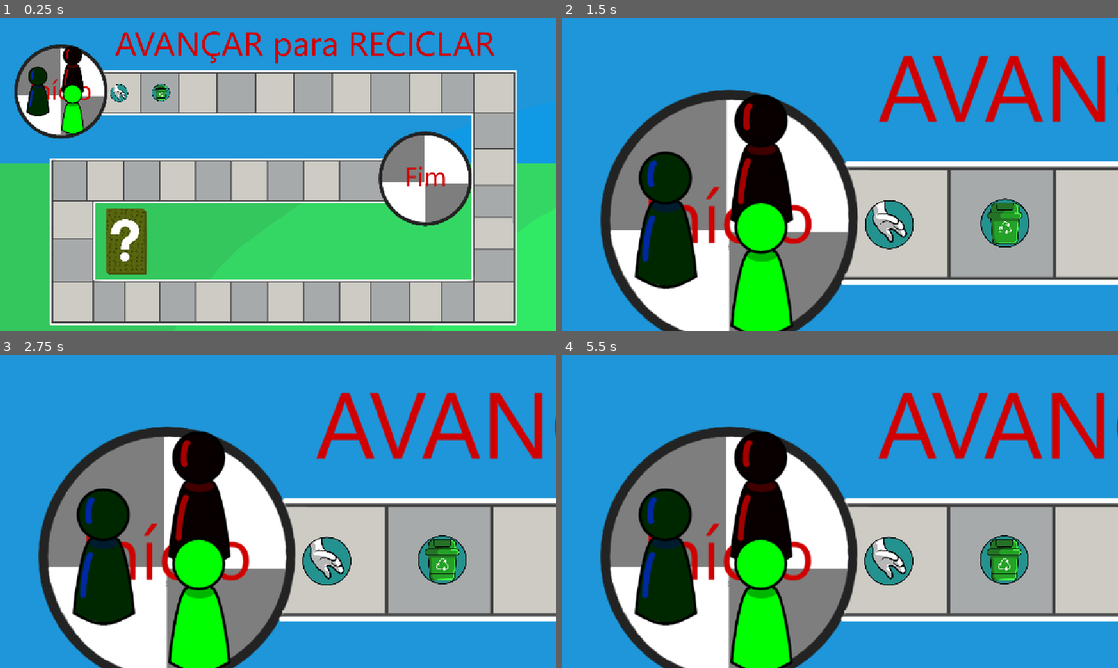
Above: before the commit, frames 1-4 (two rows, left to right).
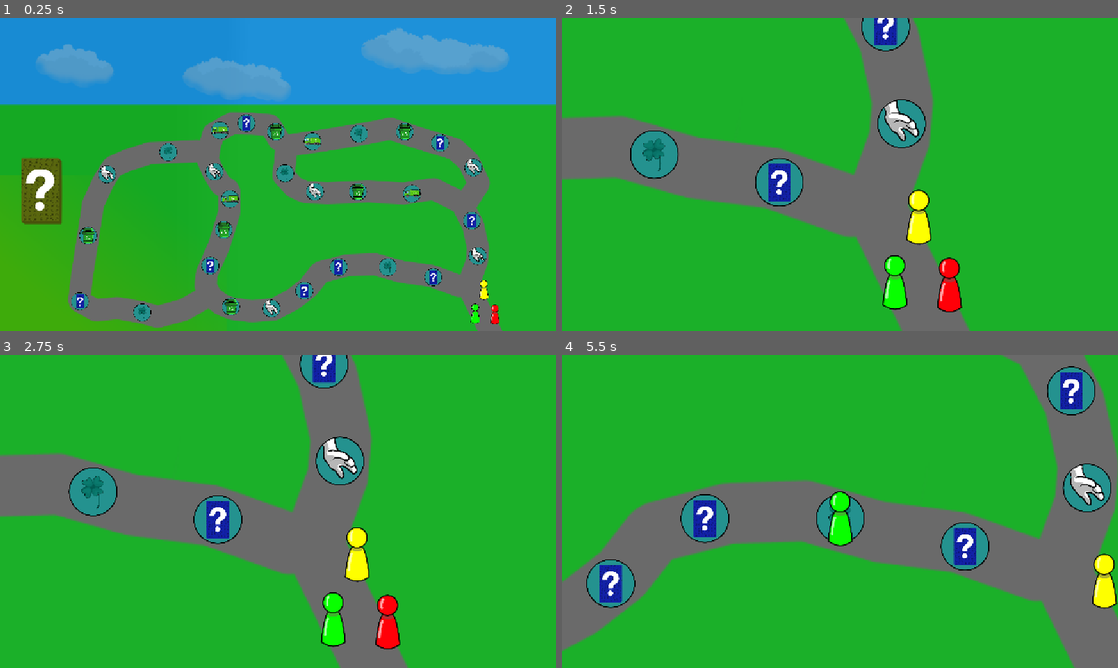
Above: after the commit, the same moments.

Repository: LitheFulminare/avancar-para-reciclar-XP5
Game: Godot game, scene res://Prototyping/map test.tscn
The game is run twice, just before and just after one commit, with the same random seed, the same clock (stepped at 60 frames per second) and the same inputs. Before the commit the project starts from res://Scenes/Game/game_scene.tscn.
Inputs (mouse positions are in pixels of both pictures, inside the frame that each line leads up to):
- Up to frame 1 (0.25 s): no input
- Up to frame 2 (1.5 s): tap Enter at 0.5 s; move the mouse to (962, 158) at 0.52 s; hold Mouse wheel up (Camera zoom in) 0.53-1.28 s; move the mouse to (728, 190) at 1.27 s; tap Mouse wheel down (Camera zoom out) at 1.35 s
- Up to frame 3 (2.75 s): move the mouse to (333, 442) at 2.02 s; hold Space (Confirm) from 2.03 s (still down)
- Up to frame 4 (5.5 s): move the mouse to (812, 574) at 2.77 s; release Space (Confirm) at 2.78 s; tap S (Move camera down) at 2.85 s; tap Space (Confirm) at 3.5, 4.25 s; move the mouse to (1006, 558) at 3.52 s; hold A (Move camera left) 3.53-4.28 s; move the mouse to (673, 464) at 4.27 s; tap D (Move camera right) at 4.35 s; move the mouse to (867, 511) at 5.02 s; hold W (Move camera up) from 5.03 s (still down)

The runs differ from the first frame. In frame 1, 86% of the frame differs, in the area x 0-100%, y 3-100%; in frame 2, 98%; in frame 3, 98%; in frame 4, 99%, in the area x 0-100%, y 0-100%.
Error before the commit: Invalid access to property or key 'branch1_A_start' on a base object of type 'Nil'. (res://Scripts/Managers/round_manager.gd:152)

Commit message:
make question card move to center and grow in size

Diff:
--- a/avancar para reciclar/Scripts/Managers/round_manager.gd
+++ b/avancar para reciclar/Scripts/Managers/round_manager.gd
@@ -18,6 +18,8 @@
 @export var path_manager: PathManager
 @export var main_camera: ScrollingCamera
 @export var question_card_spawn: Marker2D
+
+@onready var card_stack: Sprite2D = $"../BG and Map Elements/Stack of question cards"
 
 var current_round_state: round_states = round_states.start_round
 
@@ -114,12 +116,12 @@
 			current_round_state = round_states.first_dice_roll
 
 		round_states.first_dice_roll:
-			first_dice_result = GameManager.roll_dice(1, 6)
+			first_dice_result = 1#GameManager.roll_dice(1, 6)
 			print("First dice roll: " + str(first_dice_result))
 			current_round_state = round_states.second_dice_roll
 
 		round_states.second_dice_roll:
-			second_dice_result = GameManager.roll_dice(1, 6)
+			second_dice_result = 1#GameManager.roll_dice(1, 6)
 			total_dice_result = first_dice_result + second_dice_result
 			print("Second dice roll: " + str(second_dice_result))
 			# if there is a special item that makes the player roll another dice I could
@@ -246,10 +248,25 @@
 # gets called by action() on the SquareManager
 ## not complete, will have some more visual stuff going on
 func draw_question_card() -> void:
+	#instantiates the card
 	var question_card: QuestionCard = question_card_scene.instantiate()
 	get_tree().root.add_child(question_card)
+
+	# changes the text, sets position to the card stack nad changes the size
 	question_card.set_texts(question_card_res_manager.get_random_question_res())
 	question_card.position = question_card_spawn.global_position
+	question_card.scale = card_stack.scale
+
+	# moves it smoothly to the center of the screen
+	var tween = create_tween()
+	tween.set_parallel()
+	var screen_mid_point: Vector2 = Vector2(get_viewport().get_visible_rect().size.x/2,
+	get_viewport().get_visible_rect().size.y/2)
+	print(screen_mid_point)
+	tween.tween_property(question_card, "position", screen_mid_point, 1)
+	tween.tween_property(question_card, "scale", Vector2(1,1), 1)
+	await tween.finished
+
 	await get_tree().create_timer(1).timeout
 	question_card.reveal()
 
--- a/avancar para reciclar/project.godot
+++ b/avancar para reciclar/project.godot
@@ -11,7 +11,7 @@
 [application]
 
 config/name="Avancar Para Reciclar"
-run/main_scene="uid://dyaj5f0egghh"
+run/main_scene="uid://chykjqi524s2r"
 config/features=PackedStringArray("4.4", "GL Compatibility")
 config/icon="res://icon.svg"
 
